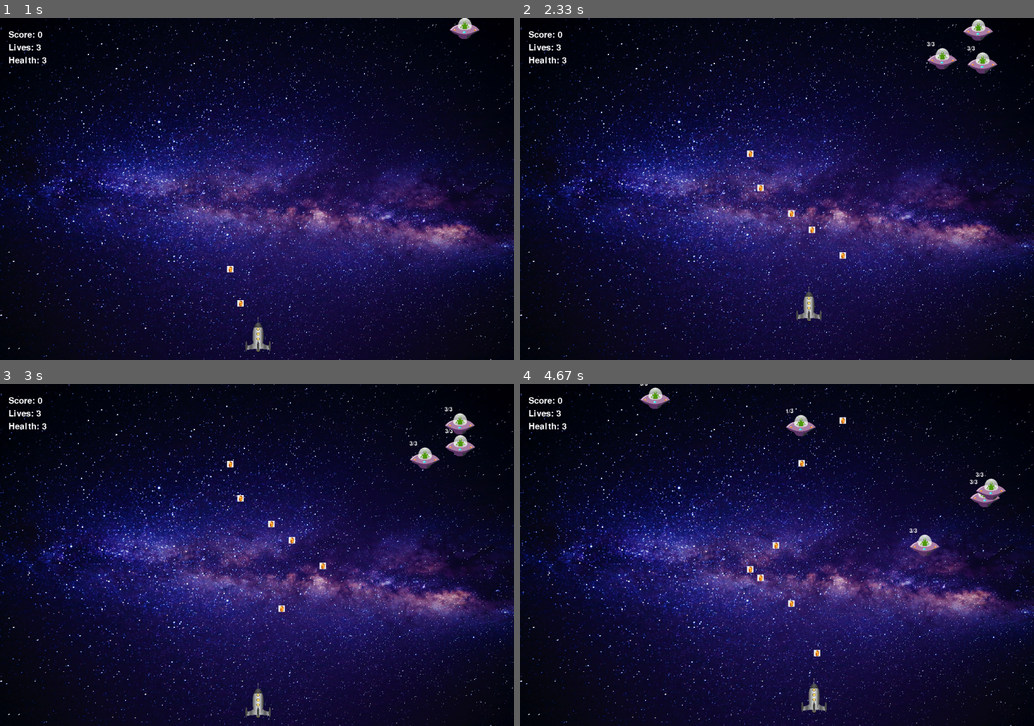
Above: before the commit, frames 1-4 (two rows, left to right).
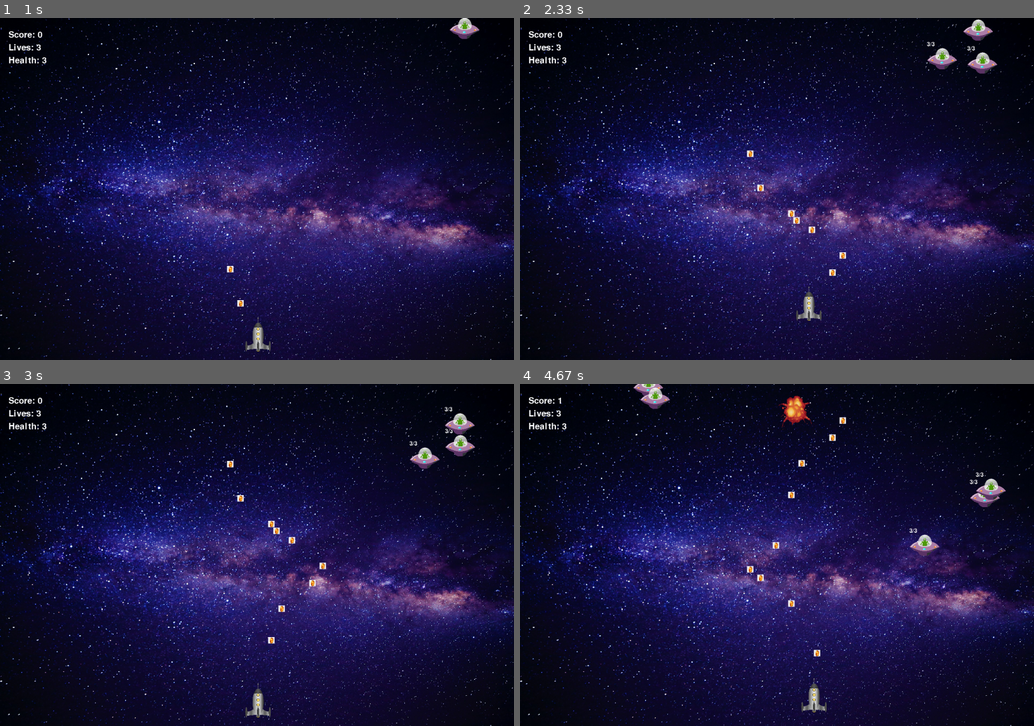
Above: after the commit, the same moments.

Repository: Pavel-Bylkov/shuter_pygame
Game: pygame game, started from game2.py
The game is run twice, just before and just after one commit, with the same random seed, the same clock (stepped at 60 frames per second) and the same inputs.
Inputs:
- Up to frame 1 (1 s): tap Space at 0.33, 0.73 s; hold D from 0.67 s (still down)
- Up to frame 2 (2.33 s): tap Space at 1.03, 1.23, 1.57, 1.87, 2.07 s; release D at 1.13 s; hold W 1.17-1.47 s; hold D 1.5-1.97 s; hold A from 2 s (still down)
- Up to frame 3 (3 s): tap Space at 2.37, 2.63, 2.97 s; release A at 2.53 s; hold S 2.57-2.87 s; hold A from 2.9 s (still down)
- Up to frame 4 (4.67 s): release A at 3.3 s; hold W 3.33-3.7 s; tap Space at 3.4, 3.8, 4.1, 4.47 s; hold D 3.73-4.37 s; hold S from 4.4 s (still down)

Frame 1 is identical in both runs. In frame 2, less than 0.1% of the frame differs, in the area x 53-62%, y 58-76%; in frame 3, less than 0.1%; in frame 4, 0.7%, in the area x 7-62%, y 0-34%.

Commit message:
add chamge weapon

Diff:
--- a/game2.py
+++ b/game2.py
@@ -108,7 +108,7 @@
         if keys[pg.K_t]:
             self.change_weapon()
         if self.cur_weapon == 1:
-            if keys[pg.K_SPACE] and time.time() - self.reload > 0.25:
+            if keys[pg.K_SPACE] and time.time() - self.reload > 0.15:
                 self.bullets.add(
                     Bullet(x=self.rect.centerx, y=self.rect.top, speed=10, power=1)
                 )
@@ -159,7 +159,7 @@
         if coll:
             for bull in coll:
                 self.health -= bull.power
-        if self.health == 0:
+        if self.health <= 0:
             bums.add(
                 Bum(self.rect.centerx, self.rect.centery)
             )
